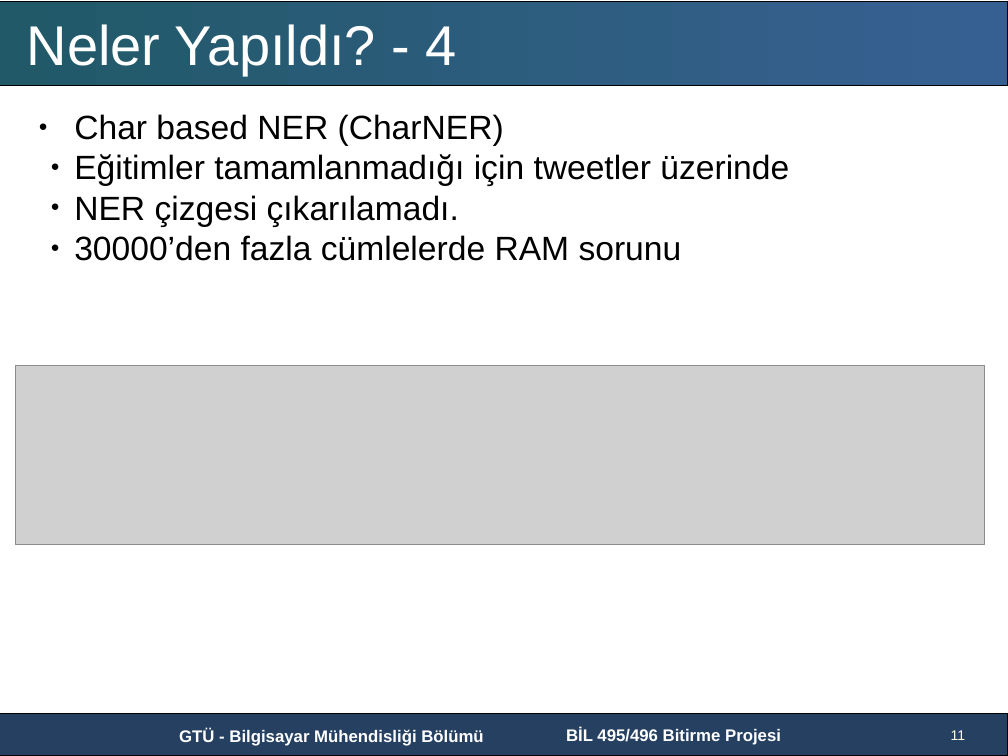
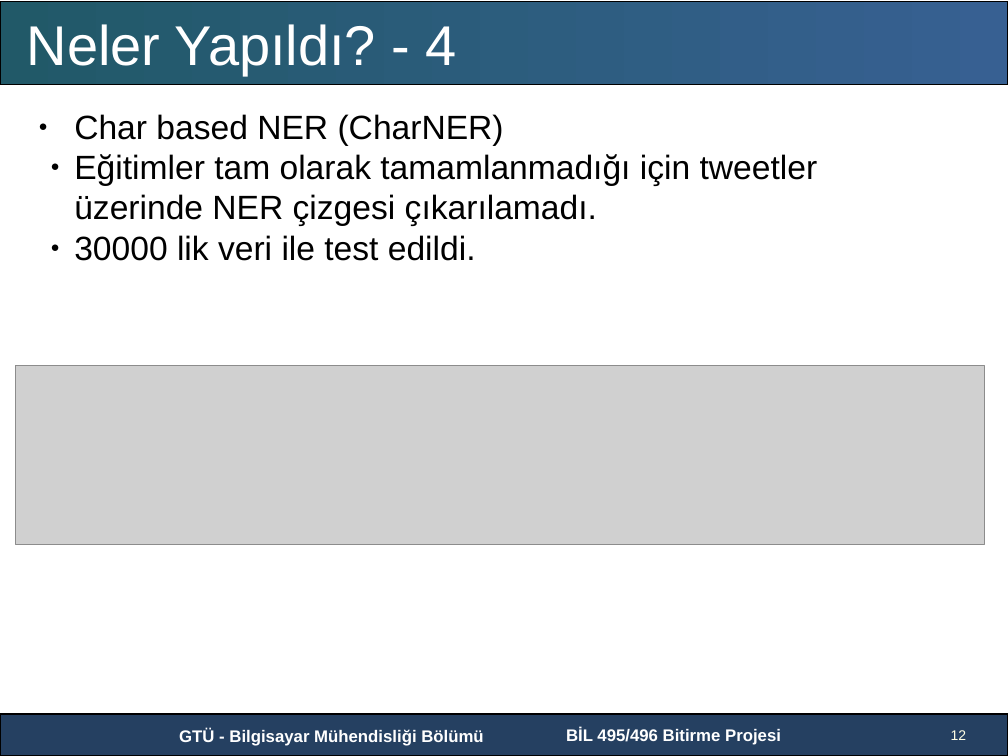
Before and after one commit to GTU-Projects/CSE496_Node2Vec_2018, a slide deck: slide 12 of Presentations/Presentation2.pptx (slide 11 before the commit). Drawn at 1008x756 pixels with LibreOffice and Linux fonts; fonts in the diff are those of the drawing; grey boxes stand for pictures; background and template pictures are left out. Boxes give left, top, right and bottom in pixels: in the first picture for what was removed or moved away, otherwise in the second. Text is boxed around its words. In the diff, an @@ line names an element or a change of style, - is before the commit and + after.

```diff
--- a/Presentations/Presentation2.pptx
+++ b/Presentations/Presentation2.pptx
@@ text at (74, 154, 818, 261): text changed @@
-  ● Eğitimler tamamlanmadığı için tweetler üzerinde
-  ● NER çizgesi çıkarılamadı.
-  ● 30000’den fazla cümlelerde RAM sorunu
+  ● Eğitimler tam olarak tamamlanmadığı için tweetler üzerinde NER çizgesi çıkarılamadı.
+  ● 30000 lik veri ile test edildi.
@@ page number at (951, 730, 967, 740): text changed @@
-11
+12
```
Also in this commit, not shown: 5 other slides changed, 2 slides added, 2 slides removed, 3 other files.
